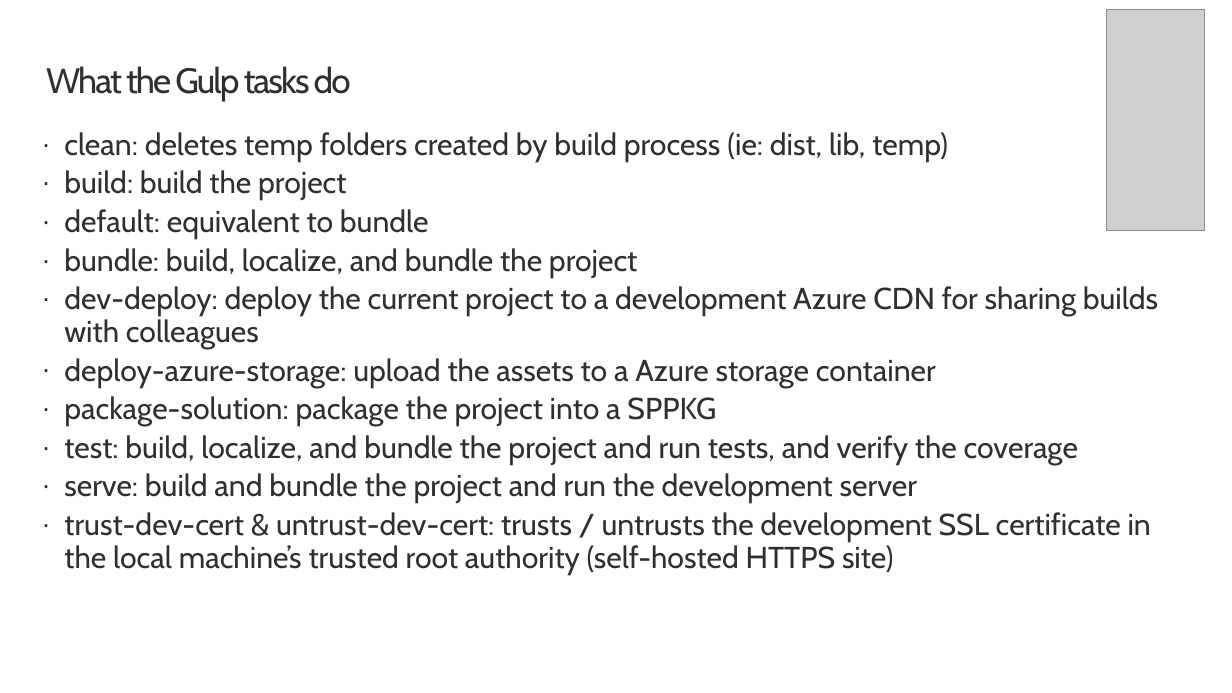
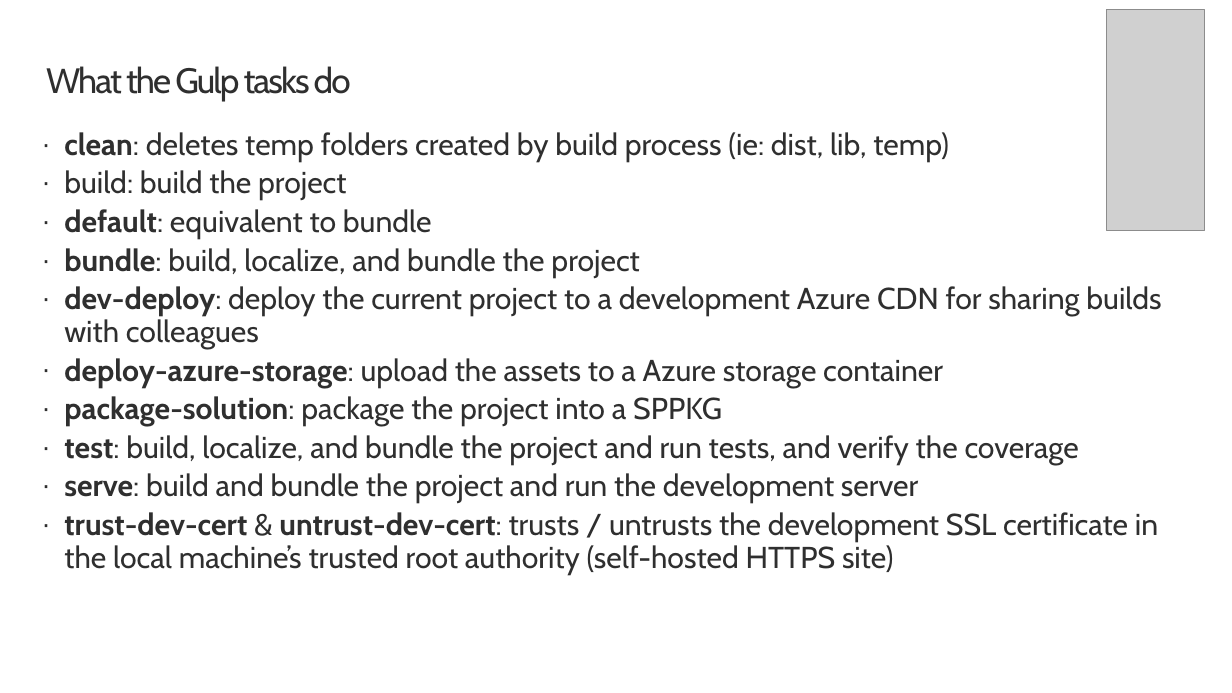
Before and after one commit to renahorton218/SharePoint-spfx-web-parts, a slide deck: slide 10 of 01-intro.pptx (slide 11 before the commit). Drawn at 1232x693 pixels with LibreOffice and Linux fonts; fonts in the diff are those of the drawing; grey boxes stand for pictures; background and template pictures are left out. Boxes give left, top, right and bottom in pixels: in the first picture for what was removed or moved away, otherwise in the second. Text is boxed around its words. In the diff, an @@ line names an element or a change of style, - is before the commit and + after.

```diff
--- a/01-intro.pptx
+++ b/01-intro.pptx
@@ text at [64,132,1161,575]: bold on in "clean:", "default:", "bundle:", "dev-deploy:" and 5 more places @@
```
Also in this commit, not shown: 2 other slides changed, 1 slide removed, 39 other files.
